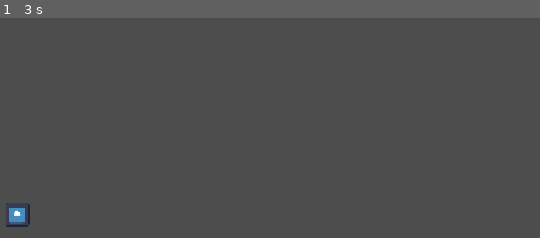
Above: before the commit, frame 1.
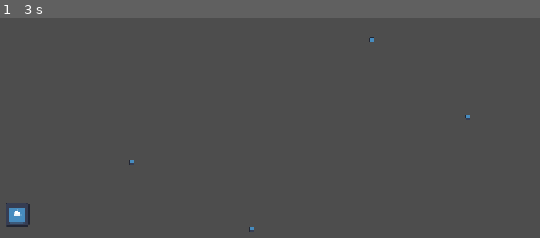
Above: after the commit, the same moment.

Repository: NikhilKshub/margin-ghost
Game: Godot game, scene res://scenes/game.tscn
Same seed, same stepped clock (60 frames per second), same inputs: the game is played once before the commit and once after it. The engine's default icon, where the game draws it, is replaced by a stand-in: a white triangle on a blue panel in a dark square.
Inputs (mouse positions are in pixels of both pictures, inside the frame that each line leads up to):
- Up to frame 1 (3 s): tap Enter at 0.5, 2 s; move the mouse to (469, 117) at 0.52 s; hold Right (ui_right) 0.53-1.28 s; click (469, 117) at 0.67 s; tap Space at 1.25, 2.75 s; move the mouse to (129, 161) at 1.27 s; hold Left (ui_left) 1.28-2.03 s; click (129, 161) at 1.42 s; move the mouse to (372, 40) at 2.02 s; hold Right (ui_right) from 2.03 s (still down); click (372, 40) at 2.17 s; move the mouse to (253, 229) at 2.77 s; click (253, 229) at 2.92 s

The runs differ from the first frame. In frame 1, less than 0.1% of the frame differs, in the area x 23-88%, y 8-98%.
Error before the commit: Cannot call method 'instantiate' on a null value. (res://scripts/game.gd:11)

Commit message:
fixed few things

Diff:
--- a/scenes/game.tscn
+++ b/scenes/game.tscn
@@ -2,11 +2,13 @@
 
 [ext_resource type="Script" uid="uid://dhfcbk8omld2l" path="res://scripts/game.gd" id="1_uwrxv"]
 [ext_resource type="PackedScene" uid="uid://d12w7gftpsylc" path="res://scenes/line.tscn" id="2_yqjtg"]
+[ext_resource type="PackedScene" uid="uid://biepfykbcunej" path="res://scenes/dot.tscn" id="3_lbhrr"]
 [ext_resource type="PackedScene" uid="uid://b7s61vxt8ndct" path="res://scenes/player.tscn" id="3_lnu2h"]
 
 [node name="game" type="Node2D" unique_id=1483147424]
 script = ExtResource("1_uwrxv")
 line_scene = ExtResource("2_yqjtg")
+dot_scene = ExtResource("3_lbhrr")
 
 [node name="Player" parent="." unique_id=304202585 instance=ExtResource("3_lnu2h")]
 position = Vector2(200, 500)
--- a/scripts/game.gd
+++ b/scripts/game.gd
@@ -27,5 +27,7 @@
 		var last_point = current_line.get_point_position(current_line.get_point_count() - 1)
 		var mouse_position = get_global_mouse_position()
 
-		if last_point.distance_to(mouse_position) >= point_gap:
-			add_spot(mouse_position)
+		while last_point.distance_to(mouse_position) >= point_gap:
+			var next = last_point + last_point.direction_to(mouse_position) * point_gap
+			add_spot(next)
+			last_point = next
